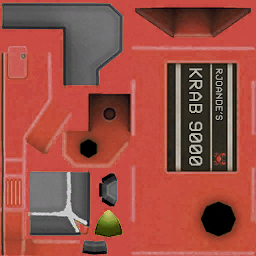
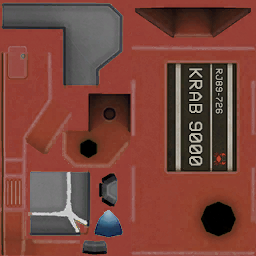
Layer changes from the first 256x256 image to the second:
added group "led" (1st of 2) with 2 layers above "orange" over [94, 209, 123, 238]
moved "led" (2nd of 2, in "led") into group "led" over [94, 209, 123, 238]
renamed "RJOANDE’S" to "RJ89-726", painted on it over [215, 68, 223, 120]
